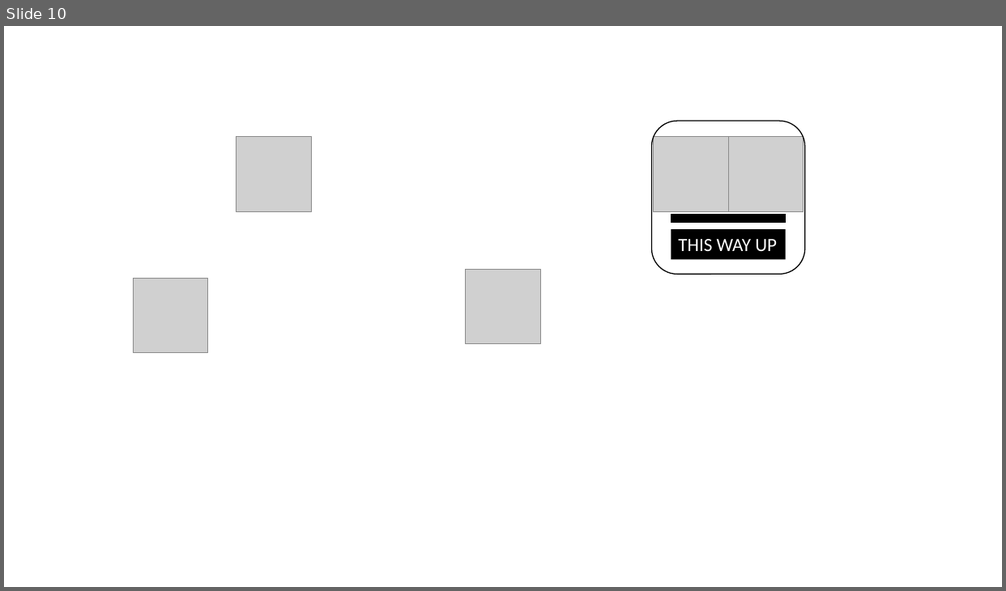
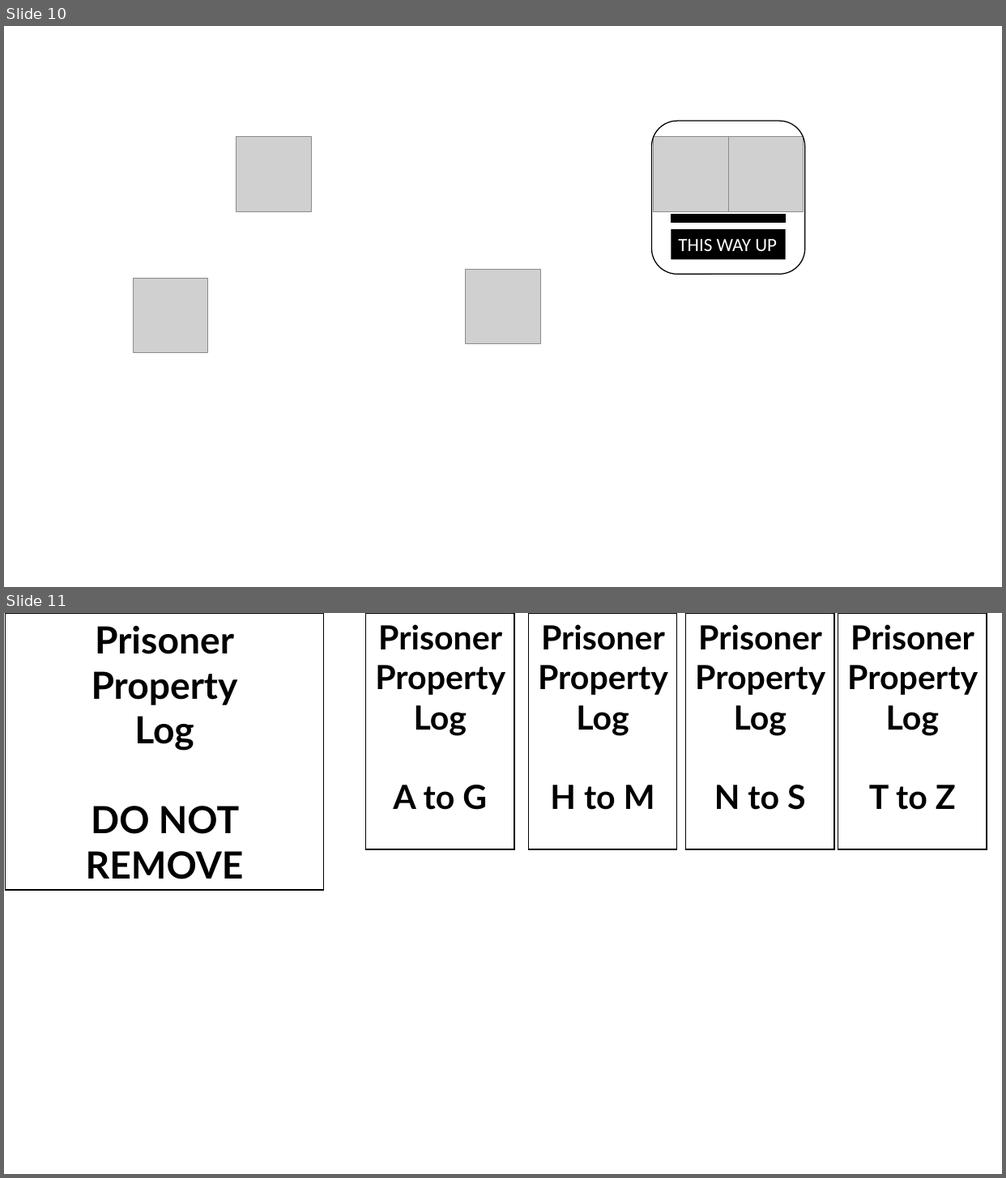
Before and after one commit to CallumShillan/Welcome-Prisoner, a slide deck: Assets/Materials + Textures/Personal/Roomnames/Roomnames.pptx. Shown one above the other, each under a label of ours: slide 10 before the commit, slides 10 and 11 after it. The pictures are 1006x591 and 1006x1178 pixels, drawn with LibreOffice and Linux fonts; fonts in the diff are those of the drawing; grey boxes stand for pictures. Boxes give left, top, right and bottom in pixels: in the first picture for what was removed or moved away, otherwise in the second. Text is boxed around its words. In the diff, an @@ line names an element or a change of style, - is before the commit and + after.

```diff
--- a/Assets/Materials + Textures/Personal/Roomnames/Roomnames.pptx
+++ b/Assets/Materials + Textures/Personal/Roomnames/Roomnames.pptx
@@ slide 11 added at box(4, 613, 1002, 1174), background #FFFFFF @@
@@ rectangle added at box(6, 613, 324, 890), fill #FFFFFF, outline #000000 1 pt, 36 pt, text #000000, bold @@
+Prisoner
+Property
+Log
+DO NOT REMOVE
@@ rectangle added at box(365, 613, 513, 850), fill #FFFFFF, outline #000000 1 pt, 32 pt, text #000000, bold @@
+Prisoner Property Log
+A to G
@@ rectangle added at box(529, 613, 677, 850), fill #FFFFFF, outline #000000 1 pt, 32 pt, text #000000, bold @@
+Prisoner Property Log
+H to M
@@ rectangle added at box(686, 613, 834, 850), fill #FFFFFF, outline #000000 1 pt, 32 pt, text #000000, bold @@
+Prisoner Property Log
+N to S
@@ rectangle added at box(838, 613, 987, 850), fill #FFFFFF, outline #000000 1 pt, 32 pt, text #000000, bold @@
+Prisoner Property Log
+T to Z
```
Also in this commit, not shown: 36 other files.
